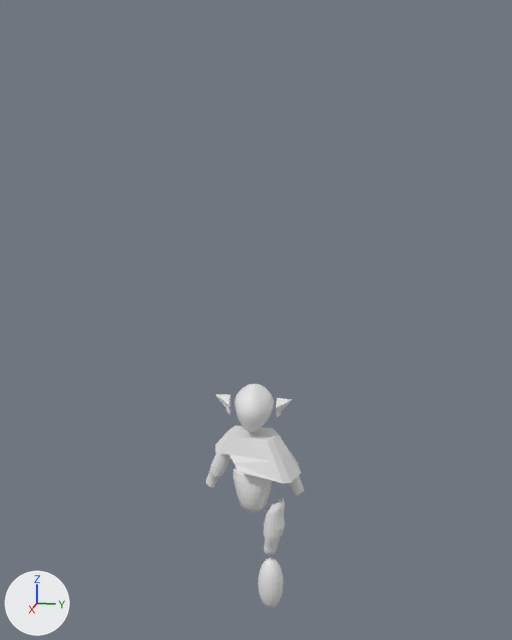
The Blender file art-source/character-mesh-bits-01.blend, before and after one commit.
Before and after are seen from a 50 mm camera at (5.42, 1.11, 3.98) aimed at (-0.04, 0.01, 2.61). Arrows for +X, +Y and +Z are at lower left; the lights stay in place.

Before the edit, the objects in view are built like this:
```python
ob_cube = bpy.data.objects.new('Cube', me_cube_002)
ob_cube.location = (0.0, 0.0, 1.406)
ob_cube.scale = (0.244, 0.244, 0.244)
ob_cube_001 = bpy.data.objects.new('Cube.001', me_cube_003)
ob_cube_001.location = (0.0, 0.257, 1.908)
ob_cube_001.scale = (0.0599, 0.0599, 0.0599)
ob_sphere = bpy.data.objects.new('Sphere', me_sphere)
ob_sphere.location = (0.0, 0.0, 1.899)
ob_sphere.scale = (0.196, 0.196, 0.196)
ob_sphere_001 = bpy.data.objects.new('Sphere.001', me_sphere_001)
ob_sphere_001.location = (0.0, 0.0, 1.085)
ob_sphere_001.scale = (0.238, 0.238, 0.238)
ob_sphere_002 = bpy.data.objects.new('Sphere.002', me_sphere_002)
ob_sphere_002.location = (-0.034, -0.328, 1.288)
ob_sphere_002.rotation_euler = (-0.342, 0.0, 0.0)  # degrees (-20, 0, 0)
ob_sphere_002.scale = (0.0959, 0.0959, 0.268)
ob_sphere_003 = bpy.data.objects.new('Sphere.003', me_sphere_003)
ob_sphere_003.location = (0.0, 0.153, 0.756)
ob_sphere_003.scale = (0.112, 0.112, 0.238)
ob_sphere_004 = bpy.data.objects.new('Sphere.004', me_sphere_004)
ob_sphere_004.location = (0.0, 0.153, 0.254)
ob_sphere_004.scale = (0.112, 0.112, 0.238)
```
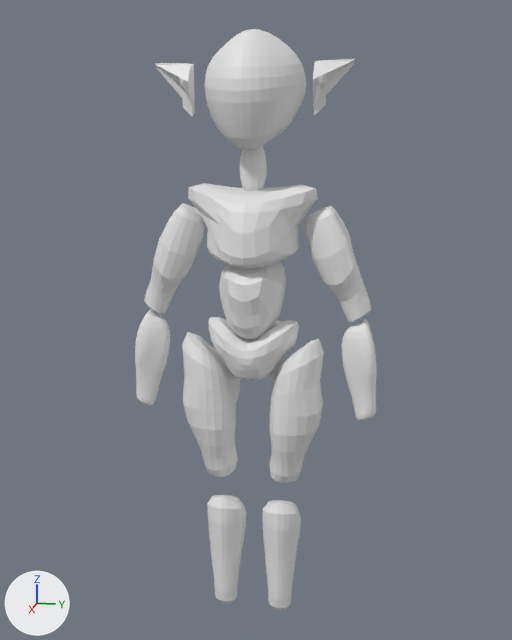
Commit message: Art: Character sculpting

Pixel boxes [x1, y1, x2, y2] of what changed, in the pictures (512 x 640 px):
'thighs-1', added: after [182, 332, 324, 482]
'head-1', added: after [204, 29, 306, 150]
'torso-1', added: after [188, 183, 318, 268]
'arms-upper-1', added: after [144, 203, 371, 322]
'legs-lower-1', added: after [207, 495, 301, 611]
'fore-arms-1', added: after [135, 309, 377, 421]
'belly-1', added: after [219, 261, 286, 339]
'hips-1', added: after [208, 317, 299, 381]
'Cube', hidden: before [215, 425, 301, 484]
'Sphere', reshaped, moved, rescaled: before [235, 384, 274, 432]; after [240, 146, 267, 191]
'ears-1', added: after [156, 59, 354, 117]
'Sphere.001', deleted: before [233, 467, 272, 513]
'Sphere.004', deleted: before [258, 558, 283, 608]
'Sphere.003', deleted: before [263, 498, 285, 554]
'Sphere.002', deleted: before [206, 453, 304, 495]
'Cube.001', deleted: before [216, 394, 291, 417]

The edits, one by one:
Mesh me_sphere_008 is new.
It is a UV sphere (32 segments, 16 rings, poles along z) spanning x -1.0..1.0, y -1.0..1.0, z -1.0..1.0.
Mesh me_sphere_007 is new.
It has 266 vertices, 288 faces and spans x -0.43..0.67, y -0.65..0.65, z -0.76..1.36.
Mesh me_sphere_006 is new.
It has 266 vertices, 288 faces and spans x -0.5..0.69, y -0.89..0.89, z -1.07..0.9.
Mesh me_sphere_005 is new.
It has 482 vertices, 512 faces and spans x -3.17..-1.33, y 3.82..5.85, z -4.36..-2.21.
Mesh me_sphere_004_1 is new.
It has 266 vertices, 288 faces and spans x -0.78..0.65, y 0.3..1.53, z -6.02..-4.09.
Mesh me_sphere_003_1 is new.
It has 266 vertices, 288 faces and spans x -0.87..1.0, y 0.52..2.19, z -3.77..-1.57.
Mesh me_sphere_002_1 is new.
It has 266 vertices, 288 faces and spans x -1.22..0.57, y -2.98..-1.57, z -1.53..-0.08.
Mesh me_sphere_001_1 is new.
It has 266 vertices, 288 faces and spans x -0.459..0.746, y -0.563..0.566, z -0.471..0.909.
Mesh me_cube_003_1 is new.
It has 42 vertices, 39 faces and spans x -0.34..0.94, y 3.28..5.28, z 5.76..8.54.
Object 'Cube' (ob_cube) is now hidden.
Object 'Sphere' (ob_sphere) now shows me_sphere_008 instead of me_sphere.
Object 'Sphere' (ob_sphere) moves from (0.0, 0.0, 1.899) to (0.0, 0.0, 3.809).
Object 'Sphere' (ob_sphere) is rescaled from (0.196, 0.196, 0.196) to (0.104, 0.104, 0.227).
Object 'Cube.001' (ob_cube_001) is deleted.
Object 'Sphere.001' (ob_sphere_001) is deleted.
Object 'Sphere.002' (ob_sphere_002) is deleted.
Object 'Sphere.003' (ob_sphere_003) is deleted.
Object 'Sphere.004' (ob_sphere_004) is deleted.
Object 'hips-1' (ob_hips_1) is new; it shows me_sphere_007.
Its location is (-0.086, 0.0, 2.322).
Its rotation in degrees is (0, 11, 0).
Its scale is (0.558, 0.558, 0.253).
Object 'torso-1' (ob_torso_1) is new; it shows me_sphere_006.
Its location is (0.011, 0.0, 3.379).
Its scale is (0.558, 0.558, 0.353).
Object 'fore-arms-1' (ob_fore_arms_1) is new; it shows me_sphere_005.
Its location is (0.011, 0.0, 3.379).
Its rotation in degrees is (7.4, -0.9, -18).
Its scale is (0.139, 0.139, 0.374).
It gains a MIRROR modifier named 'Mirror'.
Modifier setting: use_axis = (False, True, False).
Modifier setting: mirror_object = ob_head_1.
Object 'head-1' (ob_head_1) is new; it shows me_sphere.
Its location is (0.011, 0.0, 4.414).
Its scale is (0.458, 0.458, 0.458).
Object 'legs-lower-1' (ob_legs_lower_1) is new; it shows me_sphere_004_1.
Its location is (0.011, 0.0, 3.379).
Its scale is (0.263, 0.263, 0.556).
It gains a MIRROR modifier named 'Mirror'.
Modifier setting: use_axis = (False, True, False).
Modifier setting: mirror_object = ob_head_1.
Object 'thighs-1' (ob_thighs_1) is new; it shows me_sphere_003_1.
Its location is (0.011, 0.0, 3.379).
Its scale is (0.263, 0.263, 0.556).
It gains a MIRROR modifier named 'Mirror'.
Modifier setting: use_axis = (False, True, False).
Modifier setting: mirror_object = ob_head_1.
Object 'arms-upper-1' (ob_arms_upper_1) is new; it shows me_sphere_002_1.
Its location is (0.011, 0.0, 3.379).
Its rotation in degrees is (-20, 0, 0).
Its scale is (0.225, 0.225, 0.628).
It gains a MIRROR modifier named 'Mirror'.
Modifier setting: use_axis = (False, True, False).
Modifier setting: mirror_object = ob_head_1.
Object 'belly-1' (ob_belly_1) is new; it shows me_sphere_001_1.
Its location is (0.011, 0.0, 2.715).
Its scale is (0.459, 0.459, 0.459).
Object 'ears-1' (ob_ears_1) is new; it shows me_cube_003_1.
Its location is (0.011, 0.0, 3.379).
Its scale is (0.14, 0.14, 0.14).
It gains a MIRROR modifier named 'Mirror'.
Modifier setting: use_axis = (False, True, False).
Modifier setting: mirror_object = ob_head_1.
